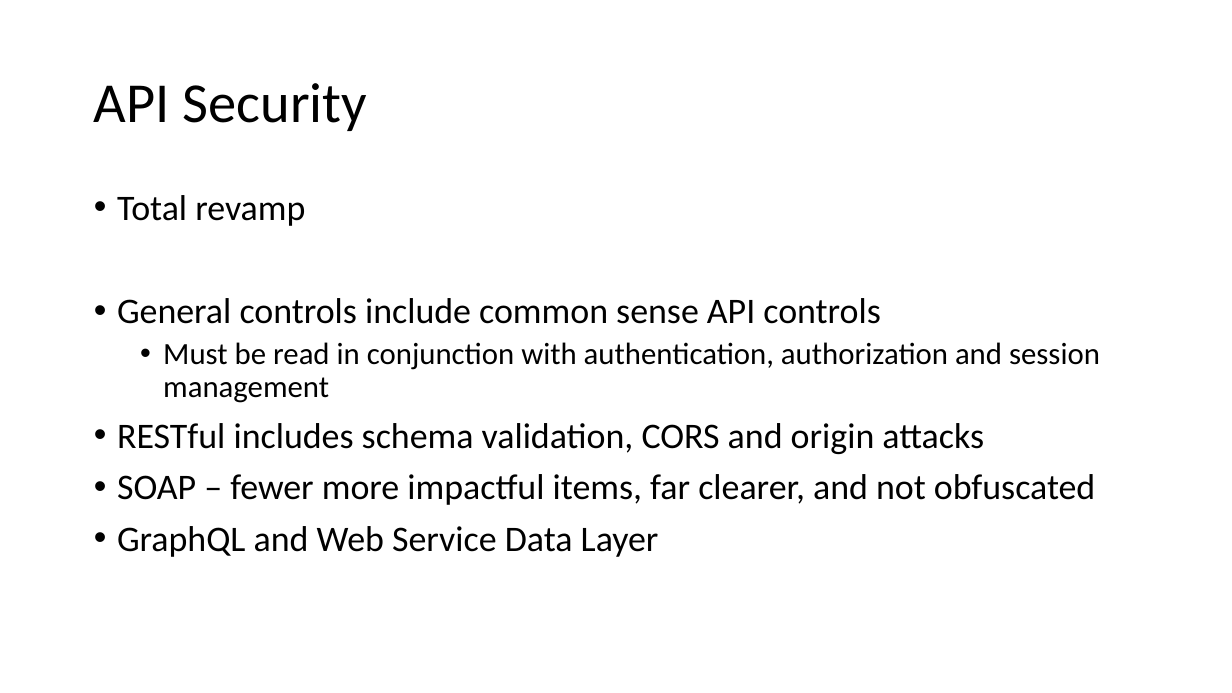
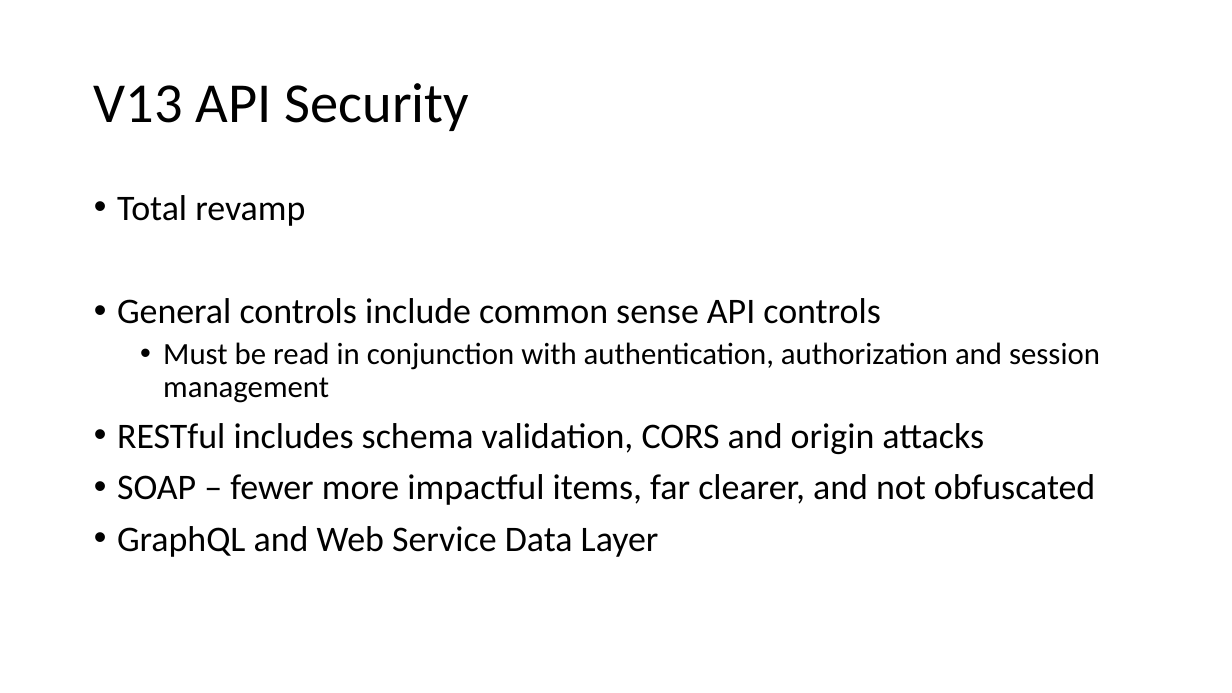
Before and after one commit to OWASP/ASVS, a slide deck: slide 27 of 4.0/presentations/NullCon 2019 ASVS 4.0 Release.pptx (slide 22 before the commit). Drawn at 1232x693 pixels with LibreOffice and Linux fonts; fonts in the diff are those of the drawing; background and template pictures are left out. Boxes give left, top, right and bottom in pixels: in the first picture for what was removed or moved away, otherwise in the second. Text is boxed around its words. In the diff, an @@ line names an element or a change of style, - is before the commit and + after.

```diff
--- a/4.0/presentations/NullCon 2019 ASVS 4.0 Release.pptx
+++ b/4.0/presentations/NullCon 2019 ASVS 4.0 Release.pptx
@@ title at [94, 83, 469, 131]: text changed @@
-API Security
+V13 API Security
```
Also in this commit, not shown: 9 other slides changed, 5 slides added.
